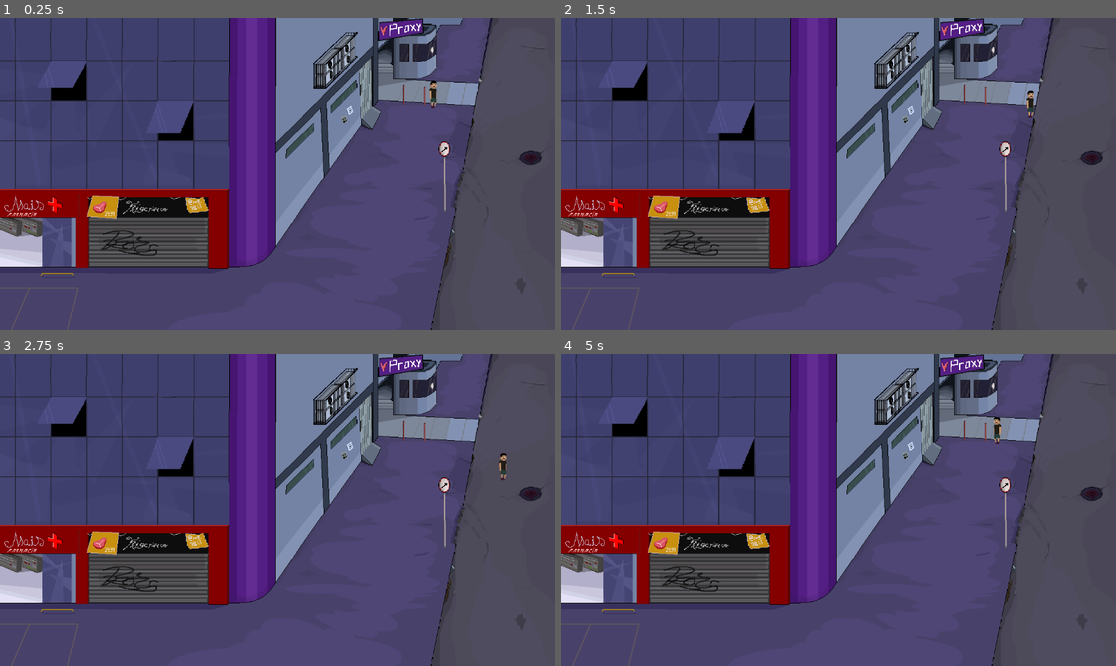
Above: before the commit, frames 1-4 (two rows, left to right).
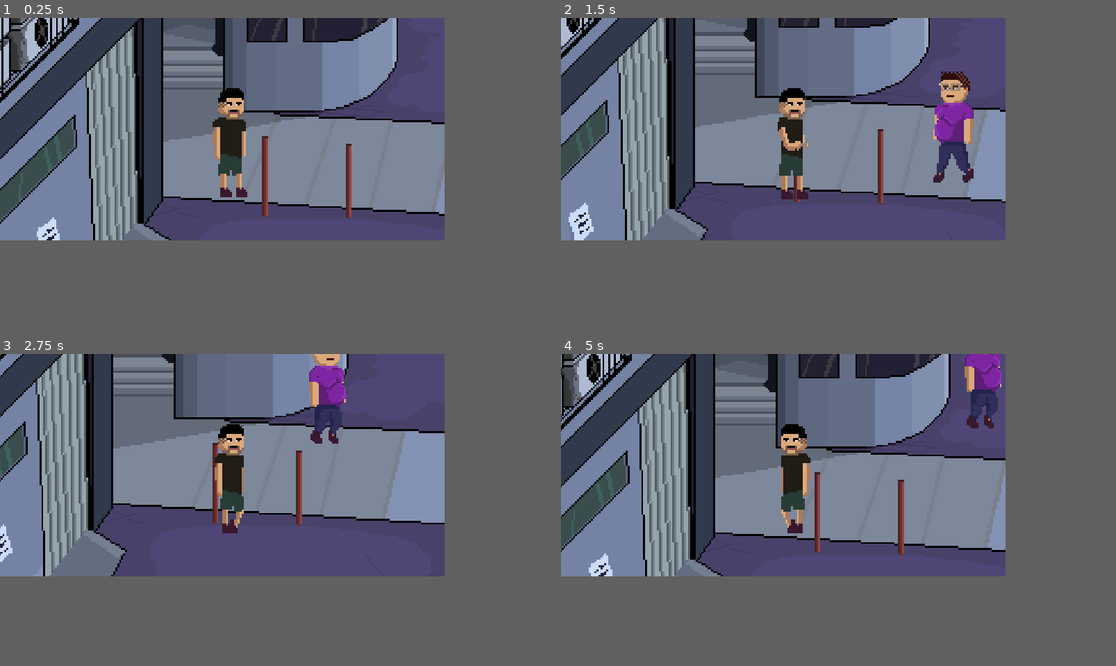
Above: after the commit, the same moments.

Repository: rafaelbotazini/proxy-game
Game: Godot game, scene res://mapa.tscn
Two runs of this game, one before a commit and one after it. Both use one fixed random seed, a clock stepped at 60 frames per second and the inputs below.
Inputs:
- Up to frame 1 (0.25 s): no input
- Up to frame 2 (1.5 s): tap Enter at 0.5 s; hold D (right) 0.53-1.28 s; tap E (attack, bound only after the commit) at 0.6, 1.35 s; hold S (down) from 1.28 s (still down)
- Up to frame 3 (2.75 s): release S (down) at 2.03 s; hold D (right) from 2.03 s (still down); tap E (attack, bound only after the commit) at 2.1 s
- Up to frame 4 (5 s): release D (right) at 2.78 s; hold W (up) 2.78-3.53 s; tap E (attack, bound only after the commit) at 2.85, 3.6, 4.35 s; hold A (left) from 3.53 s (still down)
In our replay, the window is 799x449 before the commit and 640x320 after it. These sizes can differ from the game's own. Grey fills any space a smaller window leaves; there, only what the larger window draws over its background counts as a difference.

The runs differ from the first frame. In frame 1, 54% of the frame differs, in the area x 0-100%, y 0-100%; in frame 2, 52%; in frame 3, 51%; in frame 4, 53%.

Commit message:
atack e colisão 1

Diff:
--- a/Player.tscn
+++ b/Player.tscn
@@ -1,7 +1,36 @@
-[gd_scene load_steps=12 format=3 uid="uid://cmoejs2fss0sk"]
+[gd_scene load_steps=19 format=3 uid="uid://cmoejs2fss0sk"]
 
 [ext_resource type="Script" uid="uid://cnelpskv26s42" path="res://player.gd" id="1_kpjcp"]
 [ext_resource type="Texture2D" uid="uid://cx43eaegoa2md" path="res://spritesheet_player.png" id="1_xhfnw"]
+[ext_resource type="Texture2D" uid="uid://cmend5r58y4lq" path="res://spritesheet_player_attack.png" id="3_kne1u"]
+
+[sub_resource type="AtlasTexture" id="AtlasTexture_hp6x6"]
+atlas = ExtResource("3_kne1u")
+region = Rect2(0, 0, 80, 80)
+
+[sub_resource type="AtlasTexture" id="AtlasTexture_3tkgg"]
+atlas = ExtResource("3_kne1u")
+region = Rect2(160, 0, 80, 80)
+
+[sub_resource type="AtlasTexture" id="AtlasTexture_l6ohk"]
+atlas = ExtResource("3_kne1u")
+region = Rect2(240, 0, 80, 80)
+
+[sub_resource type="AtlasTexture" id="AtlasTexture_oudfo"]
+atlas = ExtResource("3_kne1u")
+region = Rect2(320, 0, 80, 80)
+
+[sub_resource type="AtlasTexture" id="AtlasTexture_d6rpx"]
+atlas = ExtResource("3_kne1u")
+region = Rect2(400, 0, 80, 80)
+
+[sub_resource type="AtlasTexture" id="AtlasTexture_r3kul"]
+atlas = ExtResource("3_kne1u")
+region = Rect2(480, 0, 80, 80)
+
+[sub_resource type="AtlasTexture" id="AtlasTexture_wi0c6"]
+atlas = ExtResource("1_xhfnw")
+region = Rect2(0, 0, 80, 80)
 
 [sub_resource type="AtlasTexture" id="AtlasTexture_kpjcp"]
 atlas = ExtResource("1_xhfnw")
@@ -31,12 +60,39 @@
 atlas = ExtResource("1_xhfnw")
 region = Rect2(560, 0, 80, 80)
 
-[sub_resource type="AtlasTexture" id="AtlasTexture_wi0c6"]
-atlas = ExtResource("1_xhfnw")
-region = Rect2(0, 0, 80, 80)
-
 [sub_resource type="SpriteFrames" id="SpriteFrames_hp6x6"]
 animations = [{
+"frames": [{
+"duration": 1.0,
+"texture": SubResource("AtlasTexture_hp6x6")
+}, {
+"duration": 1.0,
+"texture": SubResource("AtlasTexture_3tkgg")
+}, {
+"duration": 1.0,
+"texture": SubResource("AtlasTexture_l6ohk")
+}, {
+"duration": 1.0,
+"texture": SubResource("AtlasTexture_oudfo")
+}, {
+"duration": 1.0,
+"texture": SubResource("AtlasTexture_d6rpx")
+}, {
+"duration": 1.0,
+"texture": SubResource("AtlasTexture_r3kul")
+}],
+"loop": false,
+"name": &"attack",
+"speed": 10.0
+}, {
+"frames": [{
+"duration": 1.0,
+"texture": SubResource("AtlasTexture_wi0c6")
+}],
+"loop": true,
+"name": &"idle",
+"speed": 5.0
+}, {
 "frames": [{
 "duration": 1.0,
 "texture": SubResource("AtlasTexture_kpjcp")
@@ -60,16 +116,8 @@
 "texture": SubResource("AtlasTexture_5ncpa")
 }],
 "loop": true,
-"name": &"Player_walking",
+"name": &"player_walking",
 "speed": 8.0
-}, {
-"frames": [{
-"duration": 1.0,
-"texture": SubResource("AtlasTexture_wi0c6")
-}],
-"loop": true,
-"name": &"idle",
-"speed": 5.0
 }]
 
 [node name="Player" type="Node2D"]
@@ -81,8 +129,17 @@
 texture_filter = 1
 position = Vector2(81, 82)
 sprite_frames = SubResource("SpriteFrames_hp6x6")
-animation = &"Player_walking"
-frame = 3
-frame_progress = 0.209914
+animation = &"player_walking"
+frame = 1
+frame_progress = 0.751906
 
 [node name="CollisionShape2D" type="CollisionShape2D" parent="Player"]
+
+[node name="Camera2D" type="Camera2D" parent="Player"]
+position = Vector2(76, 73)
+zoom = Vector2(2.8, 2.8)
+limit_left = 0
+limit_top = 0
+limit_right = 2600
+limit_bottom = 660
+limit_smoothed = true
--- /dev/null
+++ b/character_body_2d.gd
@@ -0,0 +1,44 @@
+extends CharacterBody2D
+
+@export var speed := 40
+@export var change_direction_interval := 2.0  # Tempo para mudar de direção
+
+var direction := Vector2.ZERO
+var time_accumulator := 0.0
+
+func _ready():
+	_pick_new_direction()
+
+func _physics_process(delta):
+	time_accumulator += delta
+
+	# Muda a direção após o tempo definido
+	if time_accumulator >= change_direction_interval:
+		time_accumulator = 0
+		_pick_new_direction()
+
+	# Movimento
+	velocity = direction * speed
+	move_and_slide()
+
+	_update_animation()
+
+func _pick_new_direction():
+	# Escolhe uma direção aleatória entre parada e 8 direções possíveis
+	var dirs = [
+		Vector2.ZERO,
+		Vector2.LEFT, Vector2.RIGHT,
+		Vector2.UP, Vector2.DOWN,
+		Vector2(-1, -1), Vector2(1, -1),
+		Vector2(-1, 1), Vector2(1, 1)
+	]
+	direction = dirs[randi() % dirs.size()].normalized()
+
+func _update_animation():
+	var sprite = $AnimatedSprite2D
+
+	if direction == Vector2.ZERO:
+		sprite.play("npcIdle")
+	else:
+		sprite.play("npcWalking")
+		sprite.flip_h = direction.x < 0
--- a/mapa.tscn
+++ b/mapa.tscn
@@ -1,7 +1,8 @@
-[gd_scene load_steps=3 format=3 uid="uid://jc0lfcihae6t"]
+[gd_scene load_steps=4 format=3 uid="uid://jc0lfcihae6t"]
 
 [ext_resource type="Texture2D" uid="uid://dctny45ugw4m6" path="res://MapaRua.png" id="1_2jh14"]
 [ext_resource type="PackedScene" uid="uid://cmoejs2fss0sk" path="res://Player.tscn" id="2_70f7c"]
+[ext_resource type="PackedScene" uid="uid://6pfcticixmap" path="res://npcDacunha.tscn" id="3_q8ihy"]
 
 [node name="Mapa" type="Node2D"]
 
@@ -13,4 +14,7 @@
 texture = ExtResource("1_2jh14")
 
 [node name="Player" parent="Sprite2D" instance=ExtResource("2_70f7c")]
-position = Vector2(819, 79)
+position = Vector2(740, 63)
+
+[node name="Npc" parent="Sprite2D" instance=ExtResource("3_q8ihy")]
+position = Vector2(977, 145)
--- /dev/null
+++ b/npcDacunha.tscn
@@ -0,0 +1,148 @@
+[gd_scene load_steps=22 format=3 uid="uid://6pfcticixmap"]
+
+[ext_resource type="Script" uid="uid://51un8hytt36l" path="res://character_body_2d.gd" id="1_2nqqh"]
+[ext_resource type="Texture2D" uid="uid://botdt4bwm4psi" path="res://Npc_dacunha_idle_spritesheet.png" id="1_t41gg"]
+[ext_resource type="Texture2D" uid="uid://b7vk8ar8emk00" path="res://Npc_dacunha_walking_spritesheet.png" id="2_2nqqh"]
+
+[sub_resource type="AtlasTexture" id="AtlasTexture_0beav"]
+atlas = ExtResource("1_t41gg")
+region = Rect2(0, 0, 80, 80)
+
+[sub_resource type="AtlasTexture" id="AtlasTexture_37lu2"]
+atlas = ExtResource("1_t41gg")
+region = Rect2(80, 0, 80, 80)
+
+[sub_resource type="AtlasTexture" id="AtlasTexture_vgisi"]
+atlas = ExtResource("1_t41gg")
+region = Rect2(160, 0, 80, 80)
+
+[sub_resource type="AtlasTexture" id="AtlasTexture_wnm6c"]
+atlas = ExtResource("1_t41gg")
+region = Rect2(240, 0, 80, 80)
+
+[sub_resource type="AtlasTexture" id="AtlasTexture_adyb7"]
+atlas = ExtResource("1_t41gg")
+region = Rect2(320, 0, 80, 80)
+
+[sub_resource type="AtlasTexture" id="AtlasTexture_40eox"]
+atlas = ExtResource("1_t41gg")
+region = Rect2(400, 0, 80, 80)
+
+[sub_resource type="AtlasTexture" id="AtlasTexture_dh0q2"]
+atlas = ExtResource("1_t41gg")
+region = Rect2(480, 0, 80, 80)
+
+[sub_resource type="AtlasTexture" id="AtlasTexture_d25rq"]
+atlas = ExtResource("1_t41gg")
+region = Rect2(560, 0, 80, 80)
+
+[sub_resource type="AtlasTexture" id="AtlasTexture_6qnc8"]
+atlas = ExtResource("1_t41gg")
+region = Rect2(640, 0, 80, 80)
+
+[sub_resource type="AtlasTexture" id="AtlasTexture_deo42"]
+atlas = ExtResource("1_t41gg")
+region = Rect2(720, 0, 80, 80)
+
+[sub_resource type="AtlasTexture" id="AtlasTexture_gtlx0"]
+atlas = ExtResource("2_2nqqh")
+region = Rect2(80, 0, 80, 80)
+
+[sub_resource type="AtlasTexture" id="AtlasTexture_re0i3"]
+atlas = ExtResource("2_2nqqh")
+region = Rect2(160, 0, 80, 80)
+
+[sub_resource type="AtlasTexture" id="AtlasTexture_ofhs3"]
+atlas = ExtResource("2_2nqqh")
+region = Rect2(240, 0, 80, 80)
+
+[sub_resource type="AtlasTexture" id="AtlasTexture_a0o6m"]
+atlas = ExtResource("2_2nqqh")
+region = Rect2(320, 0, 80, 80)
+
+[sub_resource type="AtlasTexture" id="AtlasTexture_hh5nt"]
+atlas = ExtResource("2_2nqqh")
+region = Rect2(400, 0, 80, 80)
+
+[sub_resource type="AtlasTexture" id="AtlasTexture_jdjn4"]
+atlas = ExtResource("2_2nqqh")
+region = Rect2(480, 0, 80, 80)
+
+[sub_resource type="SpriteFrames" id="SpriteFrames_iwrum"]
+animations = [{
+"frames": [{
+"duration": 1.0,
+"texture": SubResource("AtlasTexture_0beav")
+}, {
+"duration": 1.0,
+"texture": SubResource("AtlasTexture_37lu2")
+}, {
+"duration": 1.0,
+"texture": SubResource("AtlasTexture_vgisi")
+}, {
+"duration": 1.0,
+"texture": SubResource("AtlasTexture_wnm6c")
+}, {
+"duration": 1.0,
+"texture": SubResource("AtlasTexture_adyb7")
+}, {
+"duration": 1.0,
+"texture": SubResource("AtlasTexture_40eox")
+}, {
+"duration": 1.0,
+"texture": SubResource("AtlasTexture_dh0q2")
+}, {
+"duration": 1.0,
+"texture": SubResource("AtlasTexture_d25rq")
+}, {
+"duration": 1.0,
+"texture": SubResource("AtlasTexture_6qnc8")
+}, {
+"duration": 1.0,
+"texture": SubResource("AtlasTexture_deo42")
+}],
+"loop": true,
+"name": &"npcIdle",
+"speed": 6.0
+}, {
+"frames": [{
+"duration": 1.0,
+"texture": SubResource("AtlasTexture_gtlx0")
+}, {
+"duration": 1.0,
+"texture": SubResource("AtlasTexture_re0i3")
+}, {
+"duration": 1.0,
+"texture": SubResource("AtlasTexture_ofhs3")
+}, {
+"duration": 1.0,
+"texture": SubResource("AtlasTexture_a0o6m")
+}, {
+"duration": 1.0,
+"texture": SubResource("AtlasTexture_hh5nt")
+}, {
+"duration": 1.0,
+"texture": SubResource("AtlasTexture_jdjn4")
+}],
+"loop": true,
+"name": &"npcWalking",
+"speed": 8.0
+}]
+
+[sub_resource type="RectangleShape2D" id="RectangleShape2D_2nqqh"]
+size = Vector2(8.375, 34.875)
+
+[node name="Npc" type="Node2D"]
+
+[node name="CharacterBody2D" type="CharacterBody2D" parent="."]
+script = ExtResource("1_2nqqh")
+
+[node name="AnimatedSprite2D" type="AnimatedSprite2D" parent="CharacterBody2D"]
+texture_filter = 1
+sprite_frames = SubResource("SpriteFrames_iwrum")
+animation = &"npcIdle"
+frame_progress = 0.367503
+
+[node name="CollisionShape2D" type="CollisionShape2D" parent="CharacterBody2D"]
+position = Vector2(-1.1875, 0.4375)
+shape = SubResource("RectangleShape2D_2nqqh")
--- a/player.gd
+++ b/player.gd
@@ -1,9 +1,23 @@
 extends CharacterBody2D
 
-const SPEED = 100
+const SPEED = 90
 
+@onready var sprite = $AnimatedSprite2D
+
+#Variaveis
+var is_attacking = false
+var direction := Vector2.ZERO
+
+#função que estará sendo processada a cada momento.
 func _physics_process(delta):
-	var direction = Vector2.ZERO
+	# Impede o movimento e entrada de comandos durante ataque
+	if is_attacking:
+		velocity = Vector2.ZERO
+		move_and_slide()
+		return
+
+   #Logica para personagem andar
+	direction = Vector2.ZERO
 
 	if Input.is_action_pressed("right"):
 		direction.x += 1
@@ -14,20 +28,35 @@
 	if Input.is_action_pressed("up"):
 		direction.y -= 1
 
-	# Movimento
 	velocity = direction.normalized() * SPEED
 	move_and_slide()
 
-	# Animação
 	_update_animation(direction)
 
+	# Verifica se o ataque deve começar
+	if Input.is_action_just_pressed("attack") and not is_attacking:
+		start_attack()
+
+	#função para inverter a imagem do personagem ao andar
 func _update_animation(direction: Vector2):
-	var sprite = $AnimatedSprite2D
-
 	if direction == Vector2.ZERO:
-		sprite.stop()
+		sprite.play("idle")
 	else:
 		sprite.play("player_walking")
-		# Vira horizontalmente se andar pra esquerda
 		if direction.x != 0:
 			sprite.flip_h = direction.x < 0
+
+func start_attack():
+	is_attacking = true
+	sprite.play("attack")
+
+	# await serve para esperar a animação terminar.
+	await sprite.animation_finished
+
+	is_attacking = false
+
+	# Retorna para idle ou walking dependendo do movimento
+	if direction == Vector2.ZERO:
+		sprite.play("idle")
+	else:
+		sprite.play("player_walking")
--- a/project.godot
+++ b/project.godot
@@ -14,6 +14,11 @@
 run/main_scene="uid://jc0lfcihae6t"
 config/features=PackedStringArray("4.4", "Forward Plus")
 config/icon="res://icon.svg"
+
+[display]
+
+window/size/viewport_width=640
+window/size/viewport_height=320
 
 [input]
 
@@ -37,3 +42,8 @@
 "events": [Object(InputEventKey,"resource_local_to_scene":false,"resource_name":"","device":0,"window_id":0,"alt_presse …(189 unchanged characters)…
 ]
 }
+attack={
+"deadzone": 0.2,
+"events": [Object(InputEventKey,"resource_local_to_scene":false,"resource_name":"","device":0,"window_id":0,"alt_pressed":false,"shift_pressed":false,"ctrl_pressed":false,"meta_pressed":false,"pressed":false,"keycode":0,"physical_keycode":69,"key_label":0,"unicode":0,"location":0,"echo":false,"script":null)
+]
+}
Binary file added: Npc_dacunha_idle_spritesheet.png
Not shown, added: Npc_dacunha_idle_spritesheet.png.import
Binary file added: Npc_dacunha_walking_spritesheet.png
Not shown, added: Npc_dacunha_walking_spritesheet.png.import
Not shown, added: character_body_2d.gd.uid
Binary file added: spritesheet_player_attack.png
Not shown, added: spritesheet_player_attack.png.import
